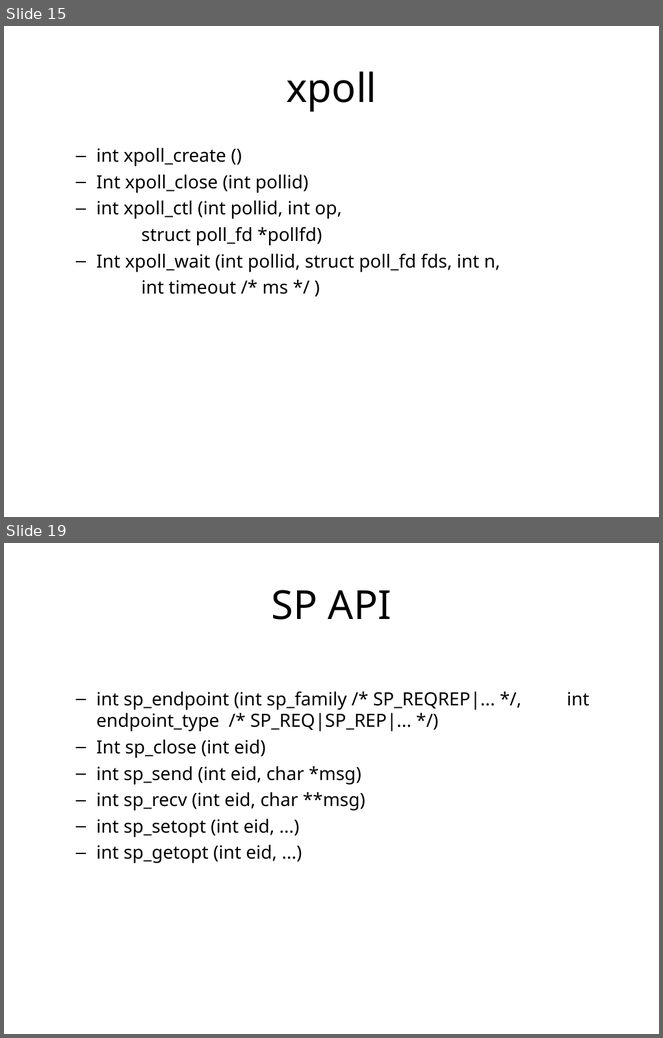
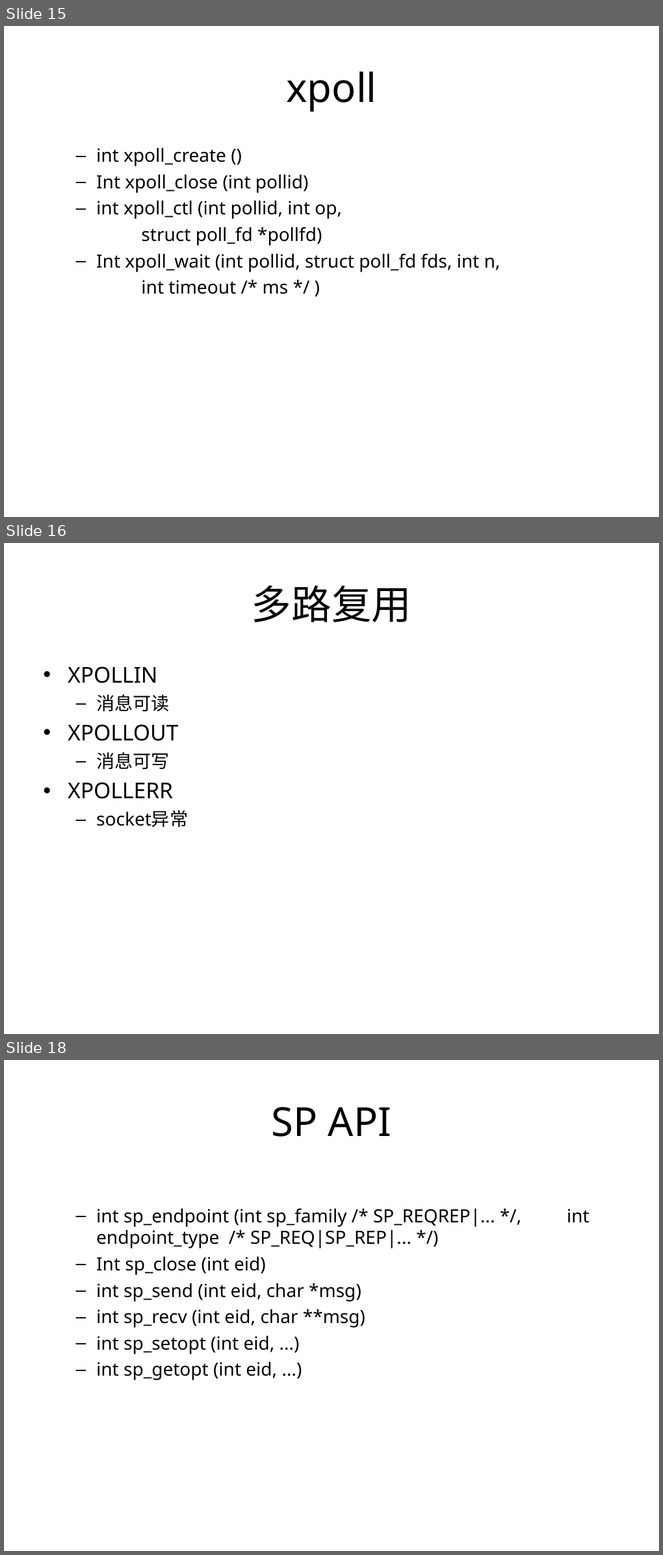
Before and after one commit to proxyio/xio, a slide deck: docs/PROXYIO.ppt. Shown one above the other, each under a label of ours: slides 15 and 19 before the commit, slides 15, 16 and 18 after it; the slides between them are not shown. The pictures are 663x1038 and 663x1555 pixels, drawn with LibreOffice and Linux fonts; fonts in the diff are those of the drawing. Boxes give left, top, right and bottom in pixels: in the first picture for what was removed or moved away, otherwise in the second. Text is boxed around its words. In the diff, an @@ line names an element or a change of style, - is before the commit and + after.

```diff
--- a/docs/PROXYIO.ppt
+++ b/docs/PROXYIO.ppt
@@ slide 16 added at [4,543,659,1034], background #FFFFFF @@
@@ title added at [252,585,412,622], 44 pt, text #000000 @@
+多路复用
@@ text added at [68,667,188,828], 24 pt, text #000000 @@
+• XPOLLIN
+  – 消息可读
+• XPOLLOUT
+  – 消息可写
+• XPOLLERR
+  – socket异常
@@ what was slide 19 is now slide 18 @@
```
Also in this commit, not shown: 10 slides changed, 3 other slides added, 2 slides removed.
